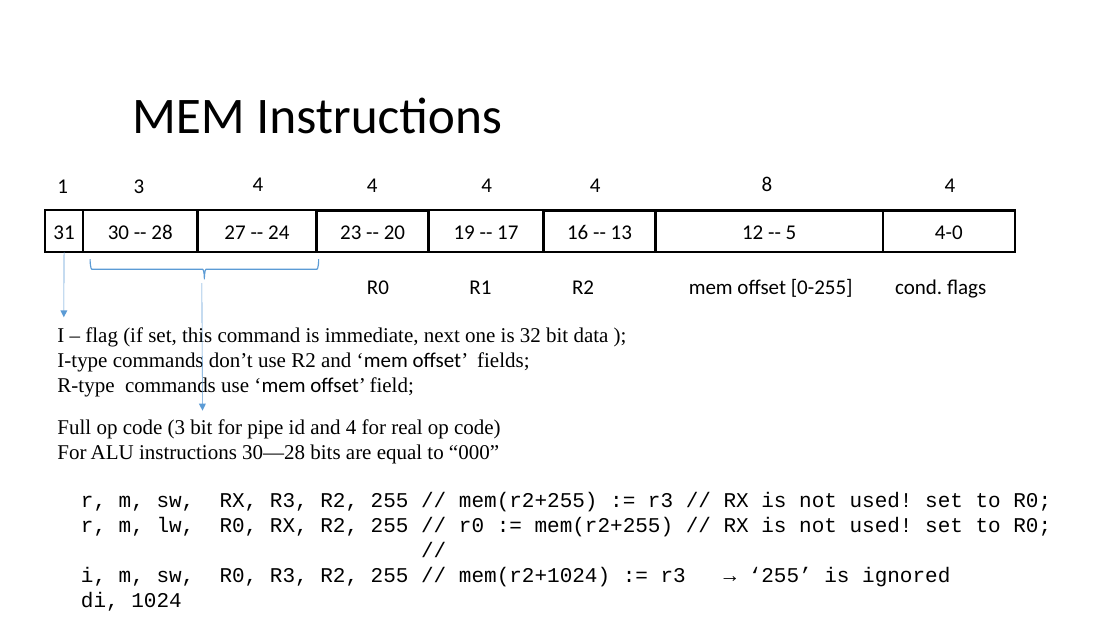
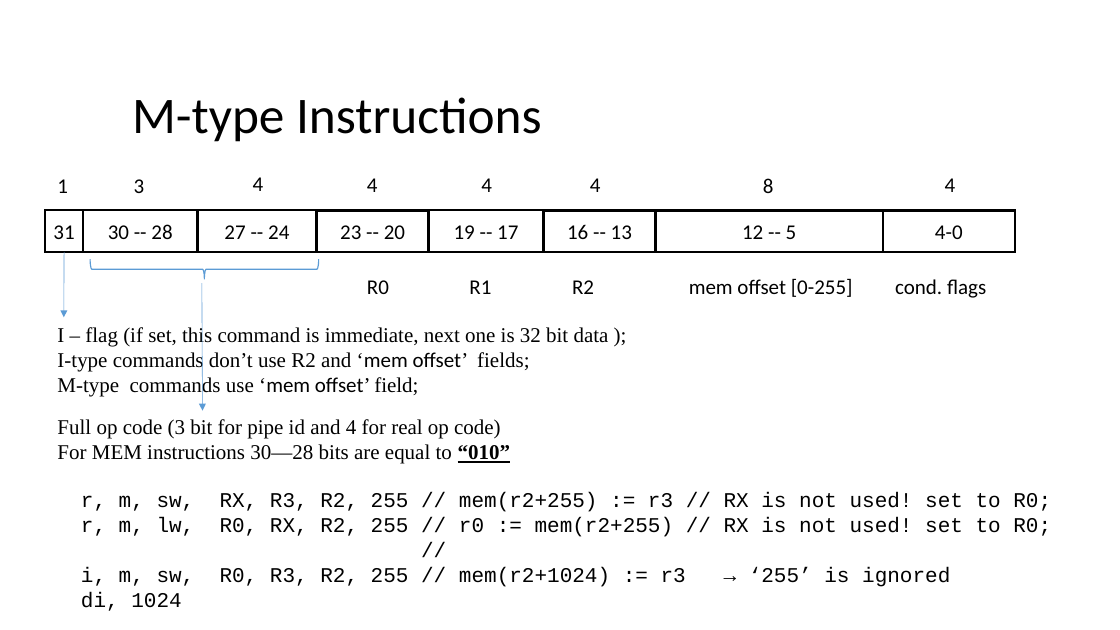
Before and after one commit to FROL256/argon-cpu, a slide deck: slide 3 of DOC/01_isa_encoding.pptx. Drawn at 1120x630 pixels with LibreOffice and Linux fonts; fonts in the diff are those of the drawing. Boxes give left, top, right and bottom in pixels: in the first picture for what was removed or moved away, otherwise in the second. Text is boxed around its words. In the diff, an @@ line names an element or a change of style, - is before the commit and + after.

Commit message:
remove cf flag from assembly; add c-type instruction to isa doc;

```diff
--- a/DOC/01_isa_encoding.pptx
+++ b/DOC/01_isa_encoding.pptx
@@ title at (132,97,542,142): text changed @@
-MEM Instructions
+M-type Instructions
@@ text at (57,376,418,397): text changed @@
-R-type commands use ‘mem offset’ field;
+M-type commands use ‘mem offset’ field;
@@ text at (57,444,510,464): text changed @@
-For ALU instructions 30—28 bits are equal to “000”
+For MEM instructions 30—28 bits are equal to “010”
```
Also in this commit, not shown: 1 other slide changed, 1 slide added, 8 other files.
